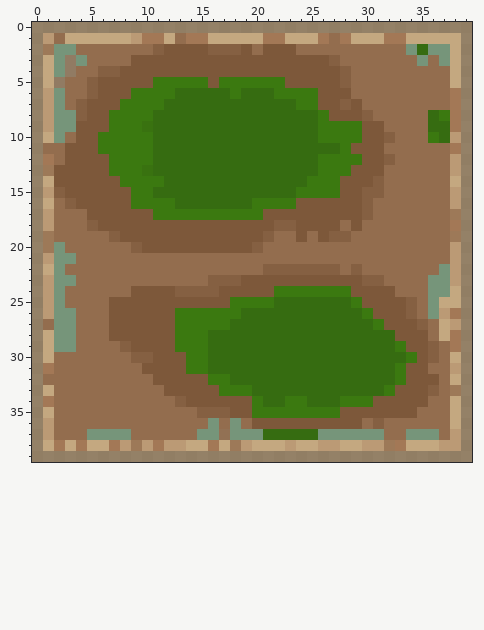
Pixel-art sprite -- src/images/conquerGame/escenario/montana.png. This is how it looked before the edit.
The file is 40x40 pixels. Colours within 5 levels of each other are drawn and written as one.
New version:
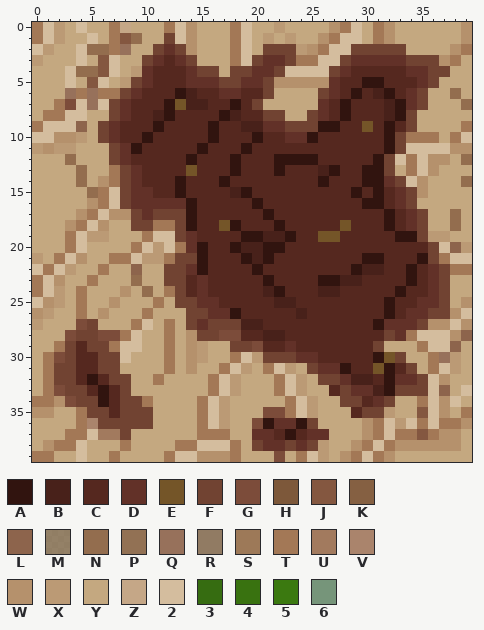
Palette (. is transparent): A #31140f  B #48211a  C #55281f  D #623128  E #745528  F #714332  G #7c4c3a  H #7d583a  J #845740  K #856042  L #8d644c  M #936d4ec0  N #936d4e  P #927154  Q #97715b  R #917b63  S #9d7958  T #a37856  U #a27a5e  V #aa846c  W #b5916c  X #bb9a75  Y #c4a880  Z #c5a787  2 #d4bd9e  3 #366c11  4 #397210  5 #3b7910  6 #76957a
The exact change:
Changed rows in their new state; - is an unchanged pixel.
first column x 0:
 0 T2XY2YYTZYYYT2WYYYT2YYXYYYYWT2YTWYYYYYYW
 1 T2X--2-TJNYYF2WY--T2-XYX--WT22-TWY-----W
 2 2XYY2--TQYYFDFWYYYT2YFFFXWT22FFFFFYYYYWT
 3 X-YY2YJ2YYFDCDFYYYT2FDDFTT22FDDDDDFFFWTY
 4 Y-Y2--J2YXDCCCDFFYFFDDF2222FDCCCCCDDFF-Y
 5 Y-Y2YJ2YXFDCCCDDDFFDDFWWWWWDCCAACCCDFY-Y
 6 YYYQTQTTFDCCCABCCDDCCFYYYYFDCACBACDFYYNY
 7 YYTG2Q2FDCCCAEBBCCACFYYYYYDCACCCBADFYYYN
 8 YTT22YYFDCCBACCCCABCCFFYYFDCACCCBAFYYYYY
 9 T222LYFDCCCACCCCACCBBDDFFFAACCECACFYYYYT
10 22WWXYFDCCACCCCCACCCACCDDACCCCCCAFTTTYT2
11 XWXXYYYFDACCCCCACCCACCCCCCCCCCCCAF2222WW
12 YYYNYYYFDCCCCCACCCACCCAAAACCCCCAF2T2WWYN
13 YYYYNYYTFDCCCCECCCACCCACCCBACCAAFYT2WYYY
14 Y-YYNYWTFDCCCACCCACCCCCCCCACCCAADF2WYY-N
15 YYYYYNT2FDDCCACCCCBACCCCCCCCCACACDFWYYYY
16 Y-YYYWT2FDDDDDACCCCCACCCCCCCCCAACDFYYYYY
17 YYYYWT2WWFDFFFACCCCCCACCCCCCCCCCACDFYYNY
18 YYYWT2WYYFFTTFACCEACCCACCCCCECCCACDFYYNY
19 YYYT2XXYYYT22FDCCCCAABBACCEECCCCCAAFXXYY
20 YYYT2YYYYT2X2TDACCABBAACCCCCCCCCCCCCF2LX
21 XYT2WYYTT2XXTFFACCCABACCCCCCCCAACCCAFT22
22 2T2XYYTYYLYYFFDACCCCACCCCCCCCABBCCACDFTT
23 T2WYYTYYY-YYFFCDCCCCCACCCCAABBCCCCACDFYY
24 T2XYTYYYWYNYTFCDCCCCCBACCCBBCCCCCACCDF-Y
25 2WXYTYYWYYYTYFFDDCCCCCBBCCCCCCCCACCDDF-W
26 W-YYTYWYYYTYYYFFDDACCCCCBCCCCCCCACDDFFW2
27 XYYYGFYYYT2YTYFDFFFBBCCCCCCCCCCADDDFWW2W
28 Y-YGFFGGT2YYTYWFFGGCCBBCCCCCCCCCFDT222WL
29 Y-TFCFFT22YYTYWXYYFFGCCDCCCCCCCFYYYT22LY
30 YTGFCCFF2YYYTYWXYYT2XFFFDDCCCCCAEFYYTQXY
31 Y-FFCCFFYYYYTYWYYT2XYT2XYFDDACCEACFYT2-Y
32 YTFFCACFFYYTYYYYT2XYYYT2XYFFDBBCADDF2W-Y
33 YTGFFCACFYYYYYYYT2XYYYT2XYYCFDDBAFFF2LY2
34 T-WGFFACFFTYYYYT2XYYYYYT2XYYFFCDFYYT2W2Y
35 WWYYTFFCFFFYYYYT2XYYYGGT2XYYYCFFXYYJ2W-T
36 YYYYTVFFFFFYYYYT2XYYGADDAFYYYYWT2X2T2TTW
37 YYYTT2UUFYYYYYYTTTYYDDCACDDYYYWT2TTJTWWY
38 YW-T2--YTYYYYTT222TYFDDFDF-Y-WT2TWWWWWWY
39 TTYY2YYTYYYYT22WWWTYYYGYT2XYWT2TWYYYYYYY
